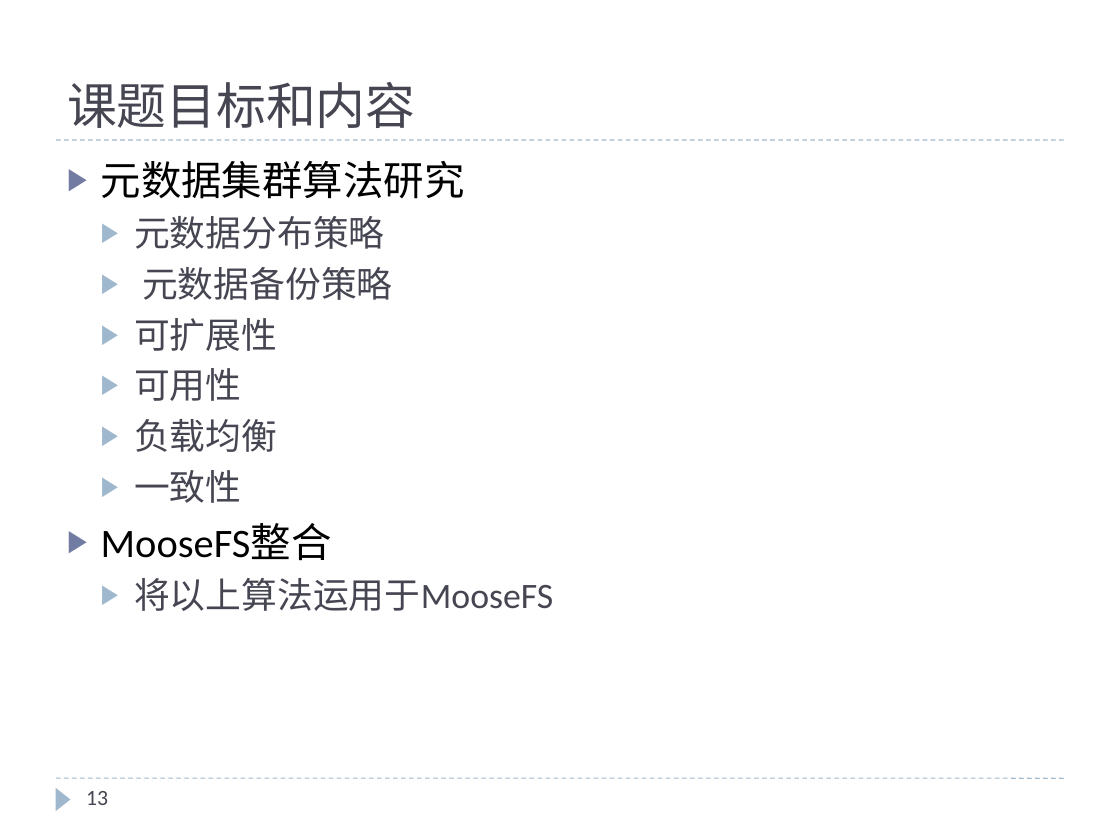
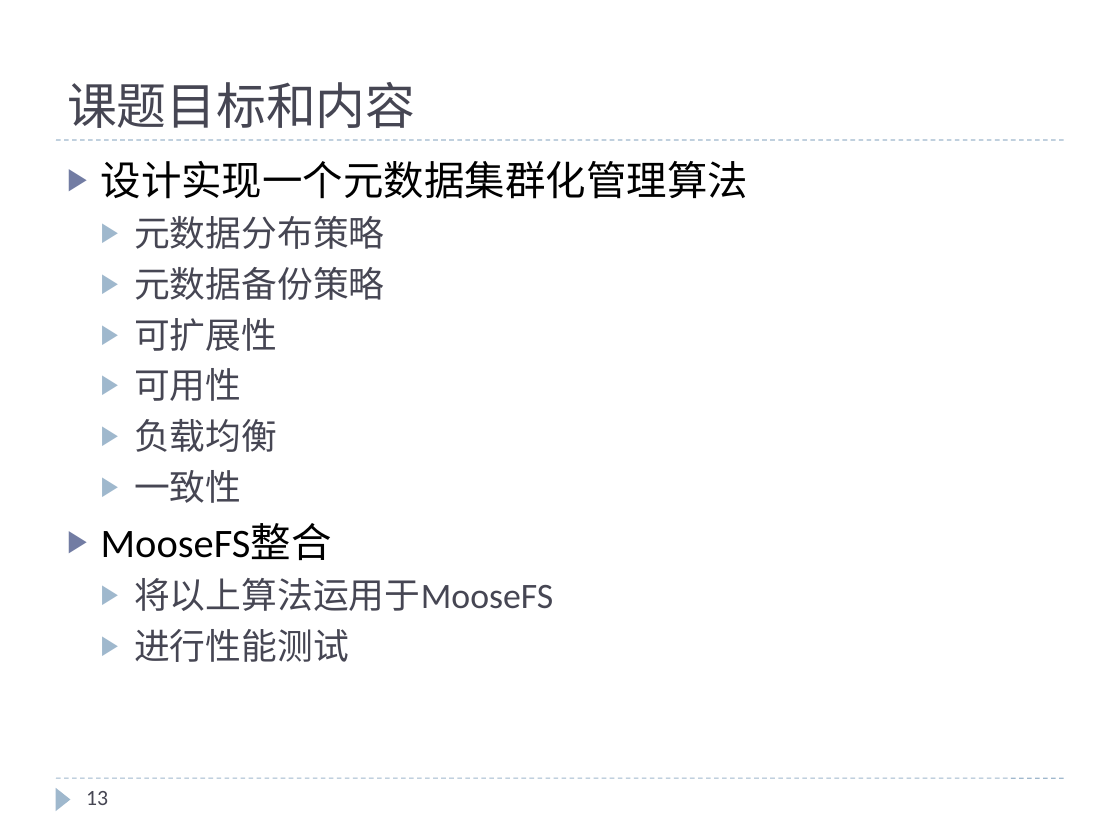
Before and after one commit to cheliequan/idning-paper, a slide deck: slide 13 of draft/MDS集群.pptx. Drawn at 1120x840 pixels with LibreOffice and Linux fonts; fonts in the diff are those of the drawing. Boxes give left, top, right and bottom in pixels: in the first picture for what was removed or moved away, otherwise in the second. Text is boxed around its words. In the diff, an @@ line names an element or a change of style, - is before the commit and + after.

```diff
--- a/draft/MDS集群.pptx
+++ b/draft/MDS集群.pptx
@@ text at (x1=101, y1=161, x2=748, y2=199): text changed @@
-▶ 元数据集群算法研究
+▶ 设计实现一个元数据集群化管理算法
@@ text at (x1=134, y1=629, x2=349, y2=662): paragraph added @@
+  ▶ 进行性能测试
```
Also in this commit, not shown: 10 other slides changed, 2 slides removed, 1 other file.
